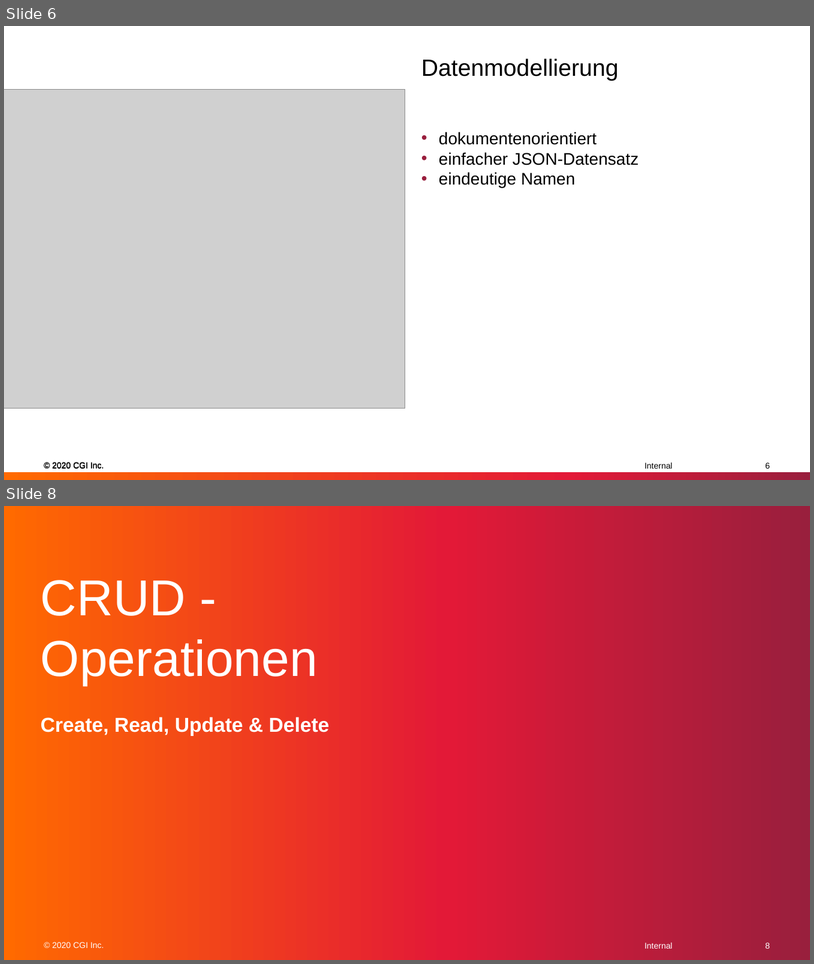
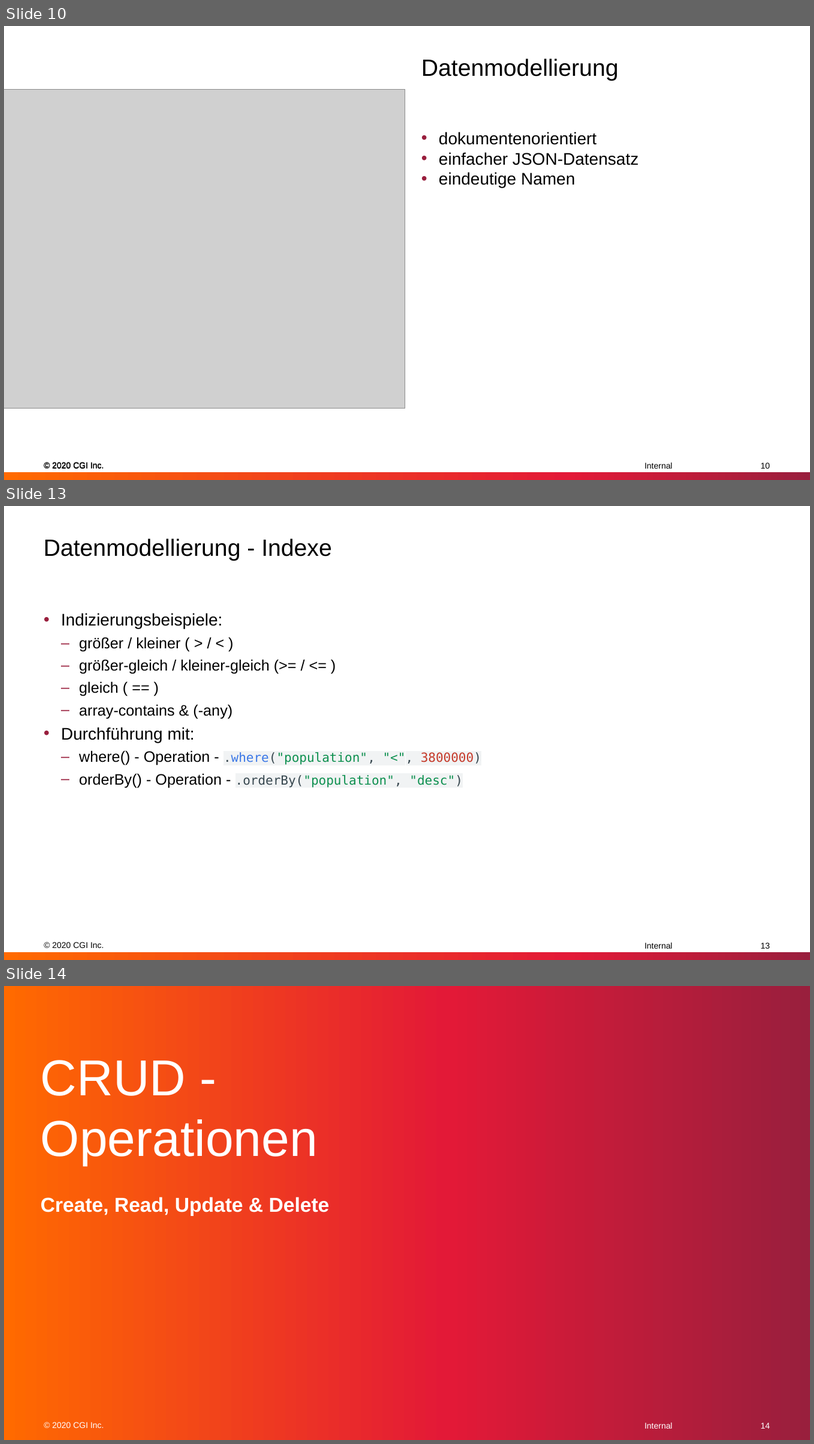
Before and after one commit to MJ7898/workshop_firebase, a slide deck: DBS_Workshop_Firebase.pptx. Shown one above the other, each under a label of ours: slides 6 and 8 before the commit, slides 10, 13 and 14 after it; the slides between them are not shown. The pictures are 814x964 and 814x1444 pixels, drawn with LibreOffice and Linux fonts; fonts in the diff are those of the drawing; grey boxes stand for pictures. Boxes give left, top, right and bottom in pixels: in the first picture for what was removed or moved away, otherwise in the second. Text is boxed around its words. In the diff, an @@ line names an element or a change of style, - is before the commit and + after.

```diff
--- a/DBS_Workshop_Firebase.pptx
+++ b/DBS_Workshop_Firebase.pptx
@@ slide 13 added at (x1=4, y1=506, x2=810, y2=960), background #FFFFFF; not listed: 3 template elements that a slide beside it also shows @@
@@ title added at (x1=44, y1=538, x2=332, y2=561), 28 pt, text #000000 @@
+Datenmodellierung - Indexe
@@ text added at (x1=61, y1=613, x2=482, y2=787), 18 pt, text #000000 @@
+  • Indizierungsbeispiele:
+    – größer / kleiner ( > / < )
+    – größer-gleich / kleiner-gleich (>= / <= )
+    – gleich ( == )
+    – array-contains & (-any)
+  • Durchführung mit:
+    – where() - Operation - .where("population", "<", 3800000)
+    – orderBy() - Operation - .orderBy("population", "desc")
@@ page number added at (x1=761, y1=942, x2=771, y2=948), 10 pt, text #000000 @@
+13
@@ what was slide 6 is now slide 10 @@
@@ page number at (x1=761, y1=462, x2=771, y2=468): text changed @@
-6
+10
@@ what was slide 8 is now slide 14 @@
@@ page number at (x1=761, y1=1422, x2=771, y2=1428): text changed @@
-8
+14
```
Also in this commit, not shown: 4 slides changed, 5 other slides added, 2 other files.
